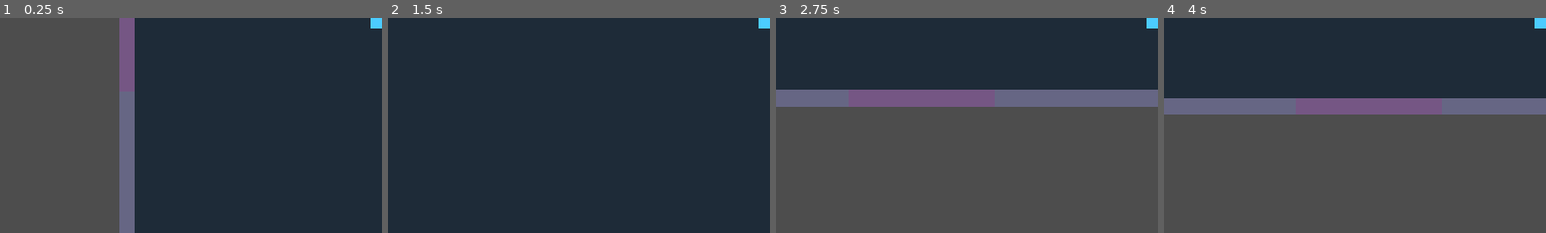
Above: before the commit, frames 1-4 (left to right).
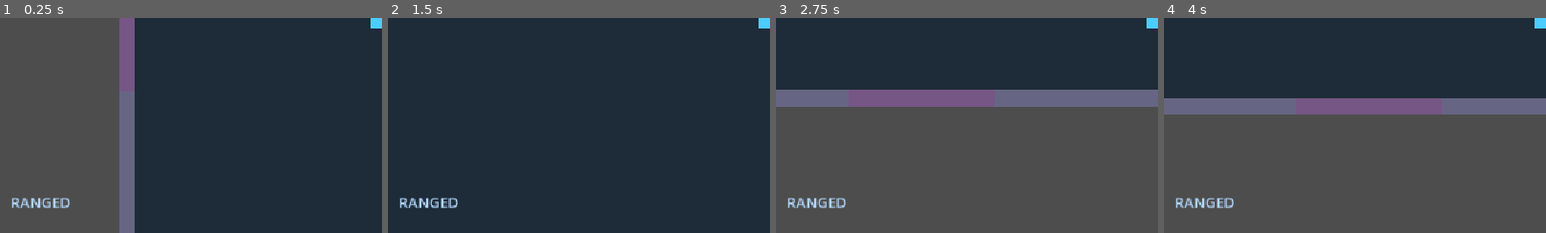
Above: after the commit, the same moments.

Repository: nderman/dungeon-grinder-cal
Game: Godot game, scene res://Floor.tscn
The game is run twice, just before and just after one commit, with the same random seed, the same clock (stepped at 60 frames per second) and the same inputs.
Inputs (mouse positions are % of the whole screen's width and height, from its top left):
- Up to frame 1 (0.25 s): no input
- Up to frame 2 (1.5 s): tap Enter (ui_accept) at 0.5, 0.77, 1.07 s; move the mouse to (72, 45) at 0.52 s; hold D (move_right) 0.53-1.28 s; hold E (interact) 0.53-1.28 s; tap 1 (use_item, bound only after the commit) at 0.8, 1.35 s; move the mouse to (30, 55) at 1.27 s; hold S (move_down) from 1.28 s (still down)
- Up to frame 3 (2.75 s): tap Enter (ui_accept) at 1.52, 1.55, 1.82 s; move the mouse to (60, 28) at 2.02 s; release S (move_down) at 2.03 s; hold D (move_right) from 2.03 s (still down); hold Enter (ui_accept) from 2.03 s (still down); tap E (interact) at 2.3 s
- Up to frame 4 (4 s): move the mouse to (45, 70) at 2.77 s; release D (move_right) at 2.78 s; release Enter (ui_accept) at 2.78 s; hold W (move_up) 2.78-3.53 s; tap Down (aim_down) at 2.85 s; tap Enter (ui_accept) at 3.02, 3.32, 3.5 s; tap 1 (use_item, bound only after the commit) at 3.05 s; move the mouse to (80, 65) at 3.52 s; hold A (move_left) from 3.53 s (still down); hold Enter (ui_accept) from 3.53 s (still down); tap Left (aim_left) at 3.6 s
The pictures show only the part of the screen within x 0-50%, y 50-100%; the shares and areas given below are measured in that part.

The runs differ from the first frame. In frame 1, 0.5% of the frame differs, in the area x 3-19%, y 83-89%; in frame 2, 0.5%; in frame 3, 0.5%; in frame 4, 0.5%.

Commit message:
Item system: gear bonuses, consumable quick bar, inventory screen
Makes loot mechanically real. Opened items split by LootData `kind`:
- Gear auto-equips: +(1+tier) per tagged stat, tracked per-item in
  GameManager.equipped_gear (removable, so equip-slots drop in later) and summed
  into _item_bonuses. get_effective_stats() = base run-stats + gear; the Player's
  current_stats is now that effective snapshot, refreshed on stat_injected (emitted
  by both skill-spend and equip_gear) and re-derived without a free heal. CHA
  Ratings multiplier counts gear CHA too.
- Consumables (CON->heal, INT->mana, scaled by tier) stock a quick bar, used with
  key `1` (use_item). Inventory screen toggles with `I`.

UI: new InventoryPanel + existing LevelUpPanel now share a ModalPanel base (dim/
center/panel scaffold + add_title/add_hint + toggle/_on_show). CombatHUD shows the
quick bar + active weapon mode (weapon_changed signal, seeded on bind). LevelUpPanel
preview now reads effective stats so hearts/mana match once gear is equipped.

LootData accessors (item_name, consumable_effect, describe, gear_bonus) keep ITEMS
encapsulated; consumable_effect is the single source for heal/mana magnitude.

New inputs: use_item (1), inventory (I). All item state clears on start_new_run.

Co-Authored-By: Claude Opus 4.7 (1M context) <noreply@anthropic.com>

Diff:
--- a/game-client/data/LootData.gd
+++ b/game-client/data/LootData.gd
@@ -6,10 +6,13 @@
 enum Tier { BRONZE, SILVER, GOLD, PLATINUM, LEGENDARY, CELESTIAL }
 const TIER_NAMES := ["Bronze", "Silver", "Gold", "Platinum", "Legendary", "Celestial"]
 
-# id -> { name, tags (stat affinities), min_tier (lowest box that can contain it) }
+# id -> { name, tags (stat affinities), min_tier (lowest box that can contain it),
+#         kind (optional: "consumable" — anything else is auto-applied passive gear) }
+# Gear grants +(1+box_tier) to each tagged stat. Consumables (CON→heal, INT→mana) are
+# used from the quick bar; their magnitude also scales with the box tier.
 const ITEMS := {
-	"health_potion":       {"name": "Health Potion",                "tags": ["CON"],        "min_tier": 0},
-	"mana_battery":        {"name": "Mana Battery",                 "tags": ["INT"],        "min_tier": 0},
+	"health_potion":       {"name": "Health Potion",                "tags": ["CON"],        "min_tier": 0, "kind": "consumable"},
+	"mana_battery":        {"name": "Mana Battery",                 "tags": ["INT"],        "min_tier": 0, "kind": "consumable"},
 	"spiked_pauldrons":    {"name": "Spiked Pauldrons",             "tags": ["STR"],        "min_tier": 0},
 	"hype_stim":           {"name": "Hype Stim",                    "tags": ["CHA"],        "min_tier": 0},
 	"lead_lined_vest":     {"name": "Lead-Lined Vest",              "tags": ["CON"],        "min_tier": 1},
@@ -23,6 +26,45 @@
 
 func tier_name(t: int) -> String:
 	return TIER_NAMES[clampi(t, 0, TIER_NAMES.size() - 1)]
+
+func item_name(id: String) -> String:
+	return ITEMS.get(id, {}).get("name", id)
+
+func is_consumable(id: String) -> bool:
+	return ITEMS.get(id, {}).get("kind", "gear") == "consumable"
+
+# Single source of truth for a consumable's effect: {stat, amount}. CON heals (1+tier)
+# hearts; INT restores (1+tier)*10 mana. Used by both apply (Player) and describe (tooltip).
+func consumable_effect(id: String, tier: int) -> Dictionary:
+	var tags: Array = ITEMS.get(id, {}).get("tags", [])
+	if "CON" in tags:
+		return {"stat": "CON", "amount": 1 + tier}
+	if "INT" in tags:
+		return {"stat": "INT", "amount": (1 + tier) * 10}
+	return {"stat": "", "amount": 0}
+
+# Passive gear bonus: each tagged stat gets +(1 + box tier). Returned as a {stat: amount}
+# dict so the bonus can be subtracted cleanly when equip-slots / dropping arrive.
+func gear_bonus(id: String, tier: int) -> Dictionary:
+	var out: Dictionary = {}
+	var amount := 1 + tier
+	for s in ITEMS.get(id, {}).get("tags", []):
+		out[s] = amount
+	return out
+
+# Human-readable bonus line, e.g. "+3 STR, +3 INT" or "Heal 3♥" / "+30 Mana".
+func describe(id: String, tier: int) -> String:
+	if is_consumable(id):
+		var e := consumable_effect(id, tier)
+		match e["stat"]:
+			"CON": return "Heal %d♥" % int(e["amount"])
+			"INT": return "+%d Mana" % int(e["amount"])
+			_: return "Consumable"
+	var parts: PackedStringArray = []
+	var b := gear_bonus(id, tier)
+	for s in b:
+		parts.append("+%d %s" % [int(b[s]), s])
+	return ", ".join(parts)
 
 # Pick an item fit for the box tier, weighted toward the crawler's build.
 func roll(tier: int, stats: Dictionary) -> String:
--- a/game-client/entities/player/Player.gd
+++ b/game-client/entities/player/Player.gd
@@ -37,6 +37,7 @@
 const MELEE_KNOCK_PER_STR := 4.0    # STR 10 → +40px
 var _can_melee: bool = true
 var _melee_fx: MeleeSwing            # reused sweep VFX, created on spawn
+var _inventory_panel: InventoryPanel  # toggled with the inventory key
 
 # Weapon mode — the PRIMARY attack button performs whichever mode is active, so going
 # melee doesn't change which button you press. Right-click swaps modes.
@@ -55,15 +56,19 @@
 	SignalBus.stat_injected.connect(_on_stat_injected)
 	_melee_fx = MeleeSwing.new()
 	add_child(_melee_fx)
+	_inventory_panel = InventoryPanel.new()
+	add_child(_inventory_panel)
 
 func _initialize_contestant() -> void:
 	if not GameManager.current_run_stats.is_empty():
-		current_stats = GameManager.current_run_stats
+		current_stats = GameManager.get_effective_stats()   # base + equipped gear
 	_derive_vitals(true)   # spawn at full
 
-# A point was injected into a stat (Stat-Injection terminal). Re-derive vitals but
-# WITHOUT a free heal — gaining CON grants the new heart, it doesn't top off the bar.
+# Stats changed — a skill point was spent OR gear was equipped (both emit stat_injected).
+# Refresh the effective snapshot and re-derive vitals WITHOUT a free heal (a CON gain adds
+# the new heart, it doesn't top off the rest of the bar).
 func _on_stat_injected(_stat: String, _new_value: int) -> void:
+	current_stats = GameManager.get_effective_stats()
 	_derive_vitals(false)
 
 # Single source of truth for stat → vitals. full=true sets pools to max (spawn);
@@ -103,6 +108,10 @@
 		_perform_dash()
 	elif event.is_action_pressed("swap_weapon"):
 		_swap_weapon()
+	elif event.is_action_pressed("use_item"):
+		GameManager.use_consumable()
+	elif event.is_action_pressed("inventory"):
+		_inventory_panel.toggle()
 	elif event.is_action_pressed("nano"):
 		execute_nano_magic("glitch_bolt")
 
@@ -115,9 +124,14 @@
 	elif _can_fire:
 		_fire()
 
+func weapon_mode_name() -> String:
+	return "MELEE" if weapon_mode == WeaponMode.MELEE else "RANGED"
+
 func _swap_weapon() -> void:
 	weapon_mode = WeaponMode.RANGED if weapon_mode == WeaponMode.MELEE else WeaponMode.MELEE
-	SignalBus.toast.emit("Weapon: " + ("MELEE" if weapon_mode == WeaponMode.MELEE else "RANGED"), global_position)
+	var n := weapon_mode_name()
+	SignalBus.toast.emit("Weapon: " + n, global_position)
+	SignalBus.weapon_changed.emit(n)   # persistent HUD indicator
 
 func _perform_dash() -> void:
 	_is_dashing = true
@@ -204,6 +218,14 @@
 		return (cs.shape as CircleShape2D).radius
 	return 0.0
 
+# Use a consumable from the quick bar — CON potions heal hearts, INT batteries restore mana.
+# Magnitude scales with the box tier the item came from.
+func apply_consumable(id: String, tier: int) -> void:
+	var e := LootData.consumable_effect(id, tier)
+	match e["stat"]:
+		"CON": health_comp.heal(int(e["amount"]))
+		"INT": mana_comp.restore_mana(int(e["amount"]))
+
 func _cast_effect(effect_type: String, damage: float) -> void:
 	match effect_type:
 		"projectile":
--- a/game-client/project.godot
+++ b/game-client/project.godot
@@ -104,6 +104,16 @@
 "events": [Object(InputEventMouseButton,"resource_local_to_scene":false,"resource_name":"","device":-1,"window_id":0,"a …(253 unchanged characters)…
 ]
 }
+use_item={
+"deadzone": 0.5,
+"events": [Object(InputEventKey,"resource_local_to_scene":false,"resource_name":"","device":-1,"window_id":0,"alt_pressed":false,"shift_pressed":false,"ctrl_pressed":false,"meta_pressed":false,"pressed":false,"keycode":0,"physical_keycode":49,"key_label":0,"unicode":0,"location":0,"echo":false,"script":null)
+]
+}
+inventory={
+"deadzone": 0.5,
+"events": [Object(InputEventKey,"resource_local_to_scene":false,"resource_name":"","device":-1,"window_id":0,"alt_pressed":false,"shift_pressed":false,"ctrl_pressed":false,"meta_pressed":false,"pressed":false,"keycode":0,"physical_keycode":73,"key_label":0,"unicode":0,"location":0,"echo":false,"script":null)
+]
+}
 
 [rendering]
 
--- a/game-client/scripts/autoloads/AchievementManager.gd
+++ b/game-client/scripts/autoloads/AchievementManager.gd
@@ -61,9 +61,14 @@
 	for tier in boxes:
 		SignalBus.box_opened.emit(LootData.tier_name(int(tier)))
 		var item := LootData.roll(int(tier), stats)
-		if item != "":
-			GameManager.run_inventory.append(item)
-			SignalBus.item_acquired.emit(LootData.ITEMS[item]["name"])
+		if item == "":
+			continue
+		# Consumables stock the quick bar; gear auto-equips (bonus applied immediately).
+		if LootData.is_consumable(item):
+			GameManager.add_consumable(item, int(tier))
+		else:
+			GameManager.equip_gear(item, int(tier))
+		SignalBus.item_acquired.emit(LootData.item_name(item))
 
 func _player_pos() -> Vector2:
 	var p := get_tree().get_first_node_in_group("player") as Node2D
--- a/game-client/scripts/autoloads/GameManager.gd
+++ b/game-client/scripts/autoloads/GameManager.gd
@@ -25,7 +25,7 @@
 const CHA_RATINGS_PER := 0.02      # +2% Ratings per CHA point (CHA 10 → +20%)
 
 func _cha_mult() -> float:
-	return 1.0 + int(current_run_stats.get("CHA", 0)) * CHA_RATINGS_PER
+	return 1.0 + (int(current_run_stats.get("CHA", 0)) + int(_item_bonuses.get("CHA", 0))) * CHA_RATINGS_PER
 
 # --- RUN STATE ---
 var current_floor: int = 1
@@ -55,9 +55,48 @@
 var current_class: String = "Brawler"
 var current_run_stats: Dictionary = {}
 
+# --- ITEMS (auto-applied gear bonuses + consumable quick bar) ---
+# Bonuses are tracked per-item in equipped_gear so equip-slots / dropping can subtract them
+# cleanly later. _item_bonuses is the running sum laid on top of current_run_stats.
+var equipped_gear: Array = []        # [{id, tier, bonus:{STR:n,…}}]
+var _item_bonuses: Dictionary = {}   # stat -> summed gear bonus
+var quickbar: Array = []             # [{id, tier}] consumables, used from the quick bar
+
 signal rating_changed(new_value: int)
 signal hype_changed(new_value: float)
 signal floor_changed(floor: int)
+signal items_changed()
+
+# Effective stats = base run-stats (race/class + skill points) + equipped gear bonuses.
+func get_effective_stats() -> Dictionary:
+	var eff: Dictionary = current_run_stats.duplicate()
+	for s in _item_bonuses:
+		eff[s] = int(eff.get(s, 0)) + int(_item_bonuses[s])
+	return eff
+
+# Auto-equip looted gear: bank its per-stat bonus and re-derive the player's vitals.
+func equip_gear(id: String, tier: int) -> void:
+	var bonus: Dictionary = LootData.gear_bonus(id, tier)
+	equipped_gear.append({"id": id, "tier": tier, "bonus": bonus})
+	for s in bonus:
+		_item_bonuses[s] = int(_item_bonuses.get(s, 0)) + int(bonus[s])
+	SignalBus.stat_injected.emit("ITEM", 0)   # Player re-derives effective vitals
+	items_changed.emit()
+
+func add_consumable(id: String, tier: int) -> void:
+	quickbar.append({"id": id, "tier": tier})
+	items_changed.emit()
+
+# Use the oldest consumable in the quick bar on the player.
+func use_consumable() -> void:
+	if quickbar.is_empty():
+		return
+	var p := get_tree().get_first_node_in_group("player")
+	if p == null:
+		return
+	var c: Dictionary = quickbar.pop_front()
+	p.apply_consumable(String(c["id"]), int(c["tier"]))
+	items_changed.emit()
 
 func _ready() -> void:
 	SignalBus.ratings_spike.connect(_on_ratings_spike)
@@ -119,6 +158,9 @@
 	_kill_times.clear()
 	earned_loot_boxes.clear()
 	run_inventory.clear()
+	equipped_gear.clear()
+	_item_bonuses.clear()
+	quickbar.clear()
 	is_run_active = true
 	MetaManager.reset_run_cache()
 	current_run_stats = MetaManager.get_current_contestant_stats(current_race, current_class)
--- a/game-client/scripts/autoloads/SignalBus.gd
+++ b/game-client/scripts/autoloads/SignalBus.gd
@@ -30,6 +30,7 @@
 signal spell_cast(spell_name: String, location: Vector2)
 signal mana_updated(current: float, max: float)
 signal mana_depleted()
+signal weapon_changed(mode_name: String)   # RANGED ↔ MELEE swap, for the HUD
 
 # --- SAFE ROOM & TERMINAL ---
 signal box_opened(rarity: String)
--- a/game-client/ui/CombatHUD.gd
+++ b/game-client/ui/CombatHUD.gd
@@ -12,6 +12,8 @@
 @onready var level_label: Label = $Level
 @onready var xp_bar: ProgressBar = $XPBar
 @onready var ticker: Label = $Ticker
+@onready var weapon_label: Label = $Weapon
+@onready var quickbar_label: Label = $QuickBar
 
 const SPIKE_TEXT := {
 	"SPEED_DEMON": "SPEED DEMON!", "NEAR_DEATH": "NEAR DEATH!",
@@ -29,11 +31,23 @@
 	SignalBus.item_acquired.connect(_on_item)
 	SignalBus.xp_changed.connect(_on_xp)
 	SignalBus.leveled_up.connect(_on_levelup)
+	SignalBus.weapon_changed.connect(func(n): weapon_label.text = n)
+	GameManager.items_changed.connect(_refresh_quickbar)
 	_on_rating(GameManager.run_ratings)
 	_on_hype(GameManager.hype_meter)
 	_on_xp(GameManager.xp, GameManager.xp_to_next(GameManager.level), GameManager.level)
+	_refresh_quickbar()
 	ticker.modulate.a = 0.0
 	_bind_player.call_deferred()
+
+func _refresh_quickbar() -> void:
+	if GameManager.quickbar.is_empty():
+		quickbar_label.text = ""
+		return
+	var names: PackedStringArray = []
+	for c in GameManager.quickbar:
+		names.append(LootData.item_name(c["id"]))
+	quickbar_label.text = "[1] " + ", ".join(names)
 
 # Hearts + initial mana come straight off the player's components.
 var _bound: bool = false
@@ -46,6 +60,8 @@
 		get_tree().create_timer(0.1).timeout.connect(_bind_player)   # spawn race — retry
 		return
 	_bound = true
+	if p.has_method("weapon_mode_name"):
+		weapon_label.text = p.weapon_mode_name()   # seed from the player's actual mode
 	var hc := p.get_node_or_null("HealthComponent")
 	if hc:
 		hc.health_changed.connect(_on_health)
--- a/game-client/ui/CombatHUD.tscn
+++ b/game-client/ui/CombatHUD.tscn
@@ -83,3 +83,24 @@
 theme_override_font_sizes/font_size = 30
 horizontal_alignment = 1
 text = ""
+
+[node name="Weapon" type="Label" parent="."]
+anchor_top = 1.0
+anchor_bottom = 1.0
+offset_left = 16.0
+offset_top = -62.0
+offset_right = 320.0
+offset_bottom = -38.0
+theme_override_font_sizes/font_size = 22
+theme_override_colors/font_color = Color(0.7, 0.85, 1, 1)
+text = "RANGED"
+
+[node name="QuickBar" type="Label" parent="."]
+anchor_top = 1.0
+anchor_bottom = 1.0
+offset_left = 16.0
+offset_top = -34.0
+offset_right = 600.0
+offset_bottom = -10.0
+theme_override_colors/font_color = Color(0.8, 1, 0.8, 1)
+text = ""
--- /dev/null
+++ b/game-client/ui/InventoryPanel.gd
@@ -0,0 +1,48 @@
+# InventoryPanel.gd
+# Toggle-able holdings screen (press the inventory key). Lists auto-equipped gear with its
+# bonuses + the quick-bar consumables. Read-only for now (equip slots / drop come later).
+# Built in code like LevelUpPanel so the .tscn stays trivial; the list rebuilds on each open.
+extends ModalPanel
+class_name InventoryPanel
+
+var _list: VBoxContainer
+
+func _ready() -> void:
+	var box := _build_frame(440.0, 11)
+	add_title(box, "INVENTORY")
+	_list = VBoxContainer.new()
+	box.add_child(_list)
+	add_hint(box, "Press I to close")
+
+func _on_show() -> void:
+	_refresh()
+
+func _refresh() -> void:
+	for c in _list.get_children():
+		_list.remove_child(c)
+		c.queue_free()
+	_header("Equipped Gear")
+	if GameManager.equipped_gear.is_empty():
+		_line("  (none)")
+	for g in GameManager.equipped_gear:
+		_line("  %s  [%s]  %s" % [_name(g["id"]), LootData.tier_name(int(g["tier"])), LootData.describe(g["id"], int(g["tier"]))])
+	_header("Quick Bar  [1] to use")
+	if GameManager.quickbar.is_empty():
+		_line("  (none)")
+	for c in GameManager.quickbar:
+		_line("  %s  [%s]  %s" % [_name(c["id"]), LootData.tier_name(int(c["tier"])), LootData.describe(c["id"], int(c["tier"]))])
+
+func _name(id: String) -> String:
+	return LootData.ITEMS.get(id, {}).get("name", id)
+
+func _header(t: String) -> void:
+	var l := Label.new()
+	l.text = t
+	l.add_theme_font_size_override("font_size", 20)
+	l.modulate = Color(0.6, 0.9, 1.0)
+	_list.add_child(l)
+
+func _line(t: String) -> void:
+	var l := Label.new()
+	l.text = t
+	_list.add_child(l)
--- a/game-client/ui/LevelUpPanel.gd
+++ b/game-client/ui/LevelUpPanel.gd
@@ -2,7 +2,7 @@
 # The Stat-Injection screen. Opened from the Safe-Room LevelTerminal — the only place
 # you may spend banked skill points (DCC: stat allocation happens in safe rooms).
 # UI is built in code so the .tscn stays a single node and headless import never trips.
-extends CanvasLayer
+extends ModalPanel
 
 const STATS := ["STR", "DEX", "INT", "CON", "CHA"]
 
@@ -12,50 +12,17 @@
 var _preview: Label
 
 func _ready() -> void:
-	visible = false
-	layer = 10
 	_build()
 	# Live-refresh while open. xp_changed fires both on level-up (right after leveled_up)
 	# and on every point spent, so this one connection covers all refresh cases.
 	SignalBus.xp_changed.connect(func(_x, _n, _lv): _refresh())
 
-func open() -> void:
-	visible = true
+func _on_show() -> void:
 	_refresh()
 
-func close() -> void:
-	visible = false
-
-func toggle() -> void:
-	if visible:
-		close()
-	else:
-		open()
-
 func _build() -> void:
-	var dim := ColorRect.new()
-	dim.color = Color(0, 0, 0, 0.6)
-	dim.set_anchors_preset(Control.PRESET_FULL_RECT)
-	dim.mouse_filter = Control.MOUSE_FILTER_STOP   # swallow clicks behind the panel
-	add_child(dim)
-
-	var center := CenterContainer.new()
-	center.set_anchors_preset(Control.PRESET_FULL_RECT)
-	add_child(center)
-
-	var panel := PanelContainer.new()
-	panel.custom_minimum_size = Vector2(380, 0)
-	center.add_child(panel)
-
-	var box := VBoxContainer.new()
-	box.add_theme_constant_override("separation", 8)
-	panel.add_child(box)
-
-	var title := Label.new()
-	title.text = "STAT INJECTION"
-	title.add_theme_font_size_override("font_size", 30)
-	title.horizontal_alignment = HORIZONTAL_ALIGNMENT_CENTER
-	box.add_child(title)
+	var box := _build_frame(380.0)
+	add_title(box, "STAT INJECTION")
 
 	_points_label = Label.new()
 	_points_label.horizontal_alignment = HORIZONTAL_ALIGNMENT_CENTER
@@ -86,11 +53,7 @@
 	_preview.horizontal_alignment = HORIZONTAL_ALIGNMENT_CENTER
 	box.add_child(_preview)
 
-	var hint := Label.new()
-	hint.text = "Press E to step off the pad"
-	hint.modulate = Color(1, 1, 1, 0.6)
-	hint.horizontal_alignment = HORIZONTAL_ALIGNMENT_CENTER
-	box.add_child(hint)
+	add_hint(box, "Press E to step off the pad")
 
 func _on_plus(stat: String) -> void:
 	GameManager.spend_skill_point(stat)   # refresh arrives via xp_changed
@@ -100,7 +63,9 @@
 		return
 	var sp: int = GameManager.skill_points
 	_points_label.text = "Skill points: %d        Level %d" % [sp, GameManager.level]
-	var stats: Dictionary = GameManager.current_run_stats
+	# Show EFFECTIVE stats (base + equipped gear) so the hearts/mana preview matches reality.
+	# Spending still goes to base via spend_skill_point.
+	var stats: Dictionary = GameManager.get_effective_stats()
 	for s in STATS:
 		_value_labels[s].text = str(int(stats.get(s, 0)))
 		_plus_buttons[s].disabled = sp <= 0
--- /dev/null
+++ b/game-client/ui/ModalPanel.gd
@@ -0,0 +1,57 @@
+# ModalPanel.gd
+# Shared scaffolding for code-built modal screens (dim backdrop + centered panel). Subclasses
+# call _build_frame() in _ready to get the content VBox, add their rows, then drive visibility
+# with show/hide/toggle. Keeps LevelUpPanel + InventoryPanel from repeating the dim/center/
+# panel/box/title/hint chain.
+extends CanvasLayer
+class_name ModalPanel
+
+# Builds the backdrop + centered panel and returns the content VBox to fill. Also sets the
+# panel hidden + on the given canvas layer.
+func _build_frame(panel_width: float = 420.0, layer_index: int = 10) -> VBoxContainer:
+	visible = false
+	layer = layer_index
+	var dim := ColorRect.new()
+	dim.color = Color(0, 0, 0, 0.6)
+	dim.set_anchors_preset(Control.PRESET_FULL_RECT)
+	dim.mouse_filter = Control.MOUSE_FILTER_STOP   # swallow clicks behind the panel
+	add_child(dim)
+
+	var center := CenterContainer.new()
+	center.set_anchors_preset(Control.PRESET_FULL_RECT)
+	add_child(center)
+
+	var panel := PanelContainer.new()
+	panel.custom_minimum_size = Vector2(panel_width, 0)
+	center.add_child(panel)
+
+	var box := VBoxContainer.new()
+	box.add_theme_constant_override("separation", 8)
+	panel.add_child(box)
+	return box
+
+func add_title(box: VBoxContainer, text: String) -> void:
+	var l := Label.new()
+	l.text = text
+	l.add_theme_font_size_override("font_size", 30)
+	l.horizontal_alignment = HORIZONTAL_ALIGNMENT_CENTER
+	box.add_child(l)
+
+func add_hint(box: VBoxContainer, text: String) -> void:
+	var l := Label.new()
+	l.text = text
+	l.modulate = Color(1, 1, 1, 0.6)
+	l.horizontal_alignment = HORIZONTAL_ALIGNMENT_CENTER
+	box.add_child(l)
+
+func close() -> void:
+	visible = false
+
+func toggle() -> void:
+	visible = not visible
+	if visible:
+		_on_show()
+
+# Override to refresh content each time the panel becomes visible.
+func _on_show() -> void:
+	pass
Not shown, added: game-client/ui/InventoryPanel.gd.uid
Not shown, added: game-client/ui/ModalPanel.gd.uid
Not shown, changed: docs/GDD.md
Not shown, changed: docs/TODO.md
